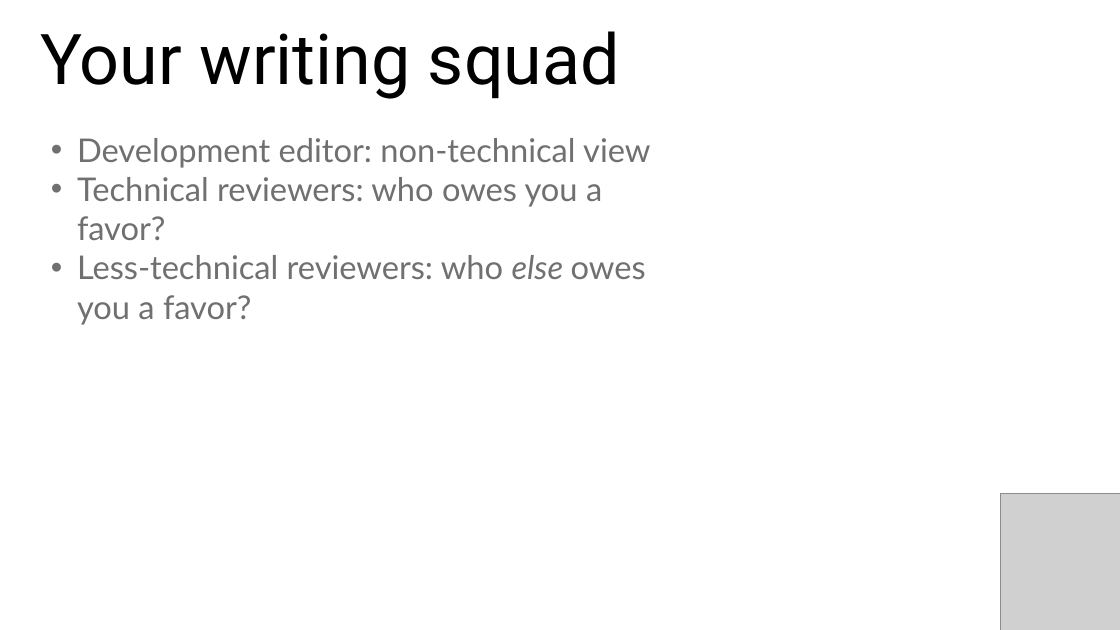
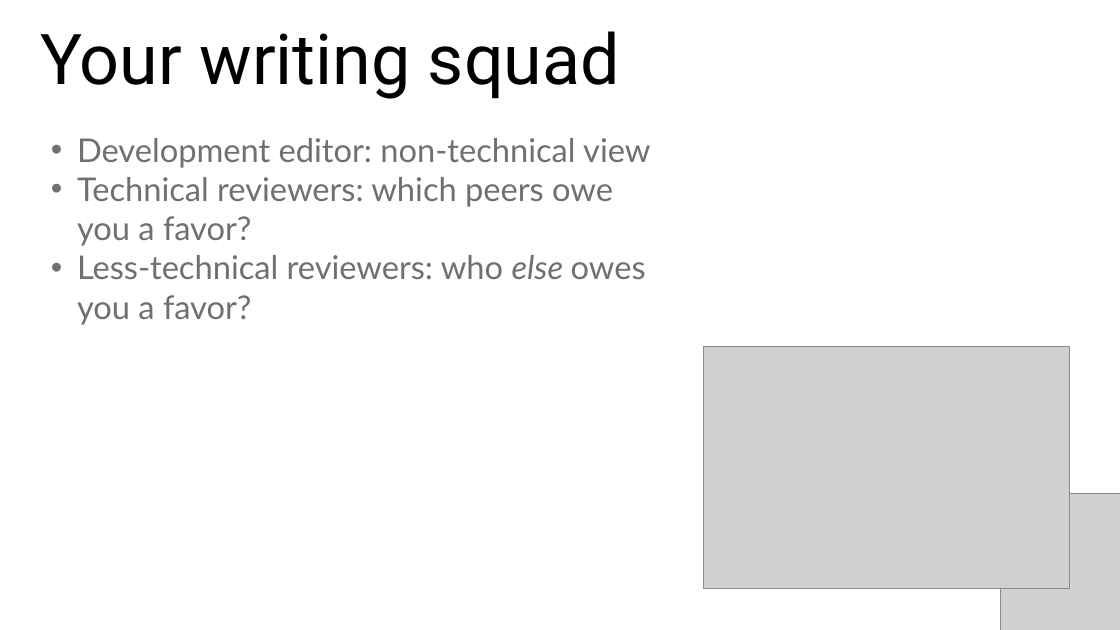
Before and after one commit to stringfestdata/reeling-dealing-technical-book, a slide deck: slide 19 of reeling-dealing-techincal-book.pptx. Drawn at 1120x630 pixels with LibreOffice and Linux fonts; fonts in the diff are those of the drawing; grey boxes stand for pictures. Boxes give left, top, right and bottom in pixels: in the first picture for what was removed or moved away, otherwise in the second. Text is boxed around its words. In the diff, an @@ line names an element or a change of style, - is before the commit and + after.

Commit message:
update slides

```diff
--- a/reeling-dealing-techincal-book.pptx
+++ b/reeling-dealing-techincal-book.pptx
@@ text at box(77, 177, 613, 246): text changed @@
-• Technical reviewers: who owes you a favor?
+• Technical reviewers: which peers owe you a favor?
@@ picture added at box(703, 346, 1070, 589) @@
```
Also in this commit, not shown: 2 other slides changed, 1 slide added, 1 slide removed.
